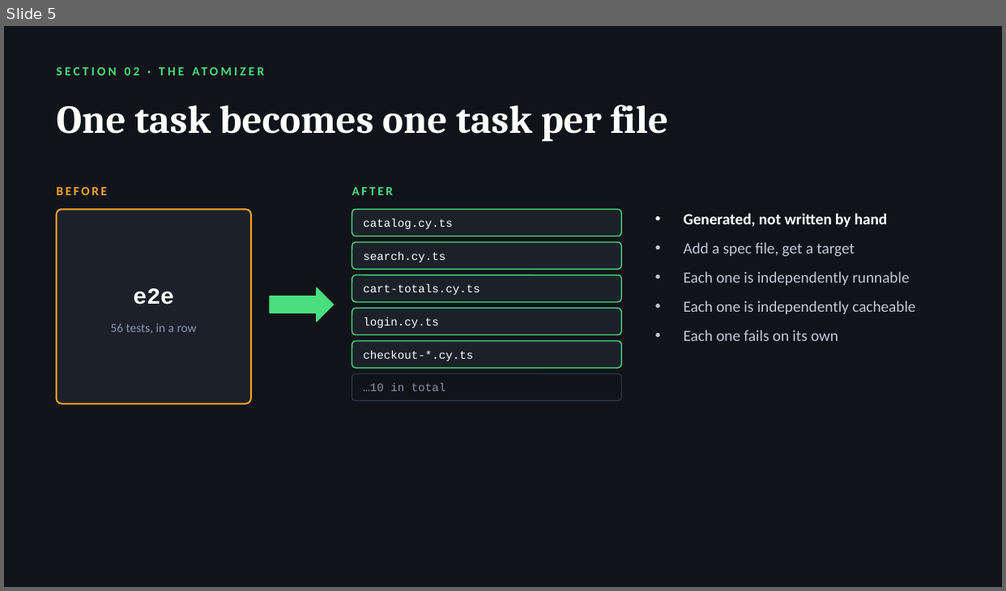
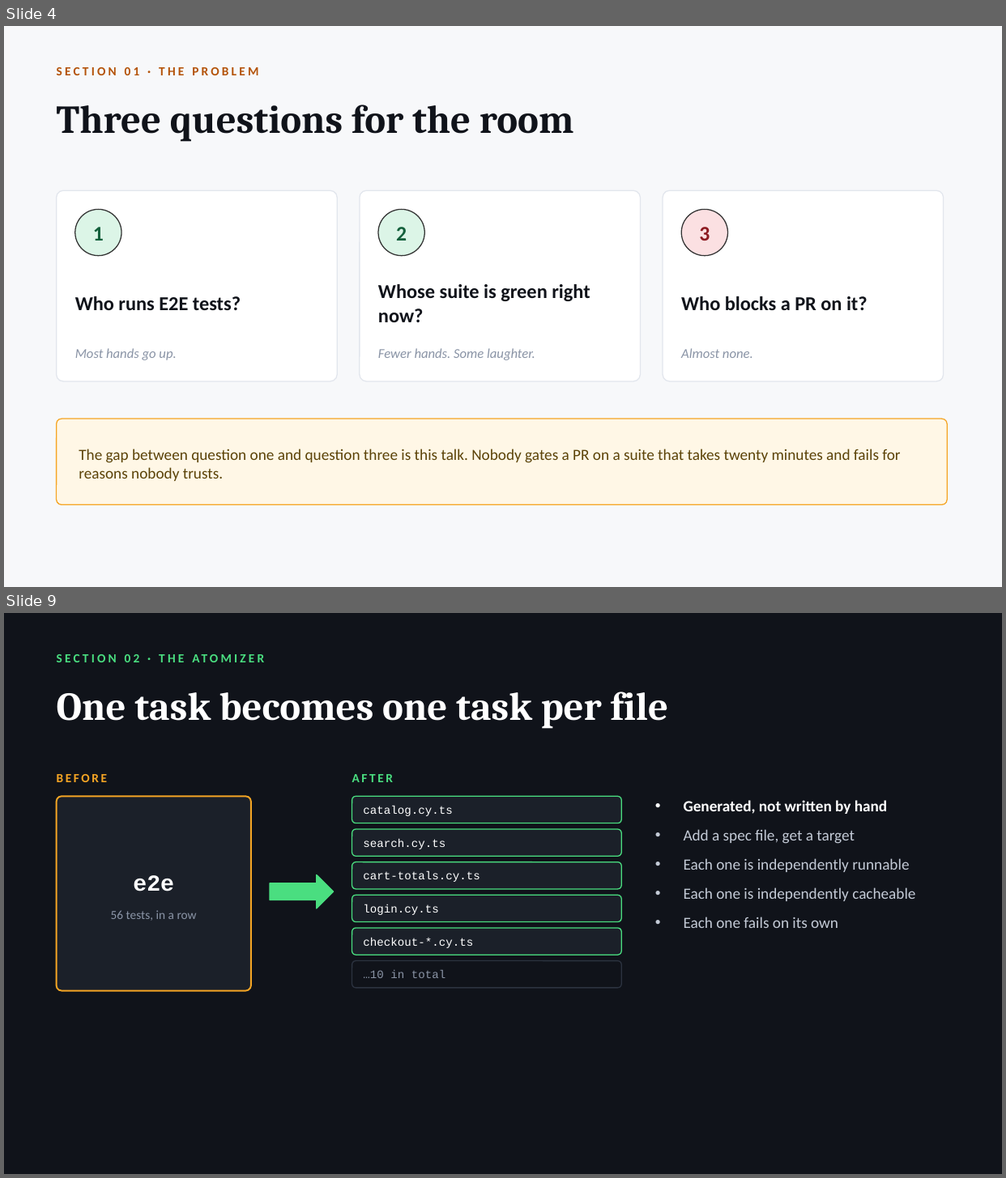
Before and after one commit to radzivil/nx-scaling-e2e-tests-with-atomizer, a slide deck: talk/Scaling-E2E-Tests-with-Nx.pptx. Shown one above the other, each under a label of ours: slide 5 before the commit, slides 4 and 9 after it; the slides between them are not shown. The pictures are 1006x591 and 1006x1178 pixels, drawn with LibreOffice and Linux fonts; fonts in the diff are those of the drawing. Boxes give left, top, right and bottom in pixels: in the first picture for what was removed or moved away, otherwise in the second. Text is boxed around its words. In the diff, an @@ line names an element or a change of style, - is before the commit and + after.

```diff
--- a/talk/Scaling-E2E-Tests-with-Nx.pptx
+++ b/talk/Scaling-E2E-Tests-with-Nx.pptx
@@ slide 4 added at [4,26,1002,587], background #F7F8FA @@
@@ text added at [57,67,258,75], 12 pt, text #B45309, bold @@
+SECTION 01 · THE PROBLEM
@@ text added at [57,105,574,141], 38 pt, text #10131A, bold @@
+Three questions for the room
@@ rounded rectangle added at [57,190,337,382], fill #FFFFFF, outline #E2E6ED 1 pt @@
@@ rounded rectangle added at [360,190,641,382], fill #FFFFFF, outline #E2E6ED 1 pt @@
@@ rounded rectangle added at [663,190,944,382], fill #FFFFFF, outline #E2E6ED 1 pt @@
@@ ellipse added at [75,209,121,256], fill #DCF5E7, outline #333333 1 pt @@
@@ ellipse added at [378,209,424,256], fill #DCF5E7, outline #333333 1 pt @@
@@ ellipse added at [681,209,728,256], fill #FBE0E2, outline #333333 1 pt @@
@@ text added at [93,227,104,241], 20 pt, text #14603C, bold @@
+1
@@ text added at [396,227,407,241], 20 pt, text #14603C, bold @@
+2
@@ text added at [699,227,710,241], 20 pt, text #8D1B22, bold @@
+3
@@ text added at [378,284,590,322], 19 pt, text #10131A, bold @@
+Whose suite is green right now?
@@ text added at [75,297,241,310], 19 pt, text #10131A, bold @@
+Who runs E2E tests?
@@ text added at [681,297,867,310], 19 pt, text #10131A, bold @@
+Who blocks a PR on it?
@@ text added at [75,348,176,361], 13 pt, text #8A94A6, italic @@
+Most hands go up.
@@ text added at [378,348,535,361], 13 pt, text #8A94A6, italic @@
+Fewer hands. Some laughter.
@@ text added at [681,348,753,358], 13 pt, text #8A94A6, italic @@
+Almost none.
@@ rounded rectangle added at [57,419,948,506], fill #FFF7E6, outline #F5A524 1 pt @@
@@ text added at [79,449,900,481], 15 pt, text #5B4308 @@
+The gap between question one and question three is this talk. Nobody gates a PR on a suite that takes twenty minutes and fails for reasons nobody trusts.
@@ what was slide 5 is now slide 9 @@
```
Also in this commit, not shown: 1 slide changed, 12 other slides added, 8 slides removed, 8 other files.
